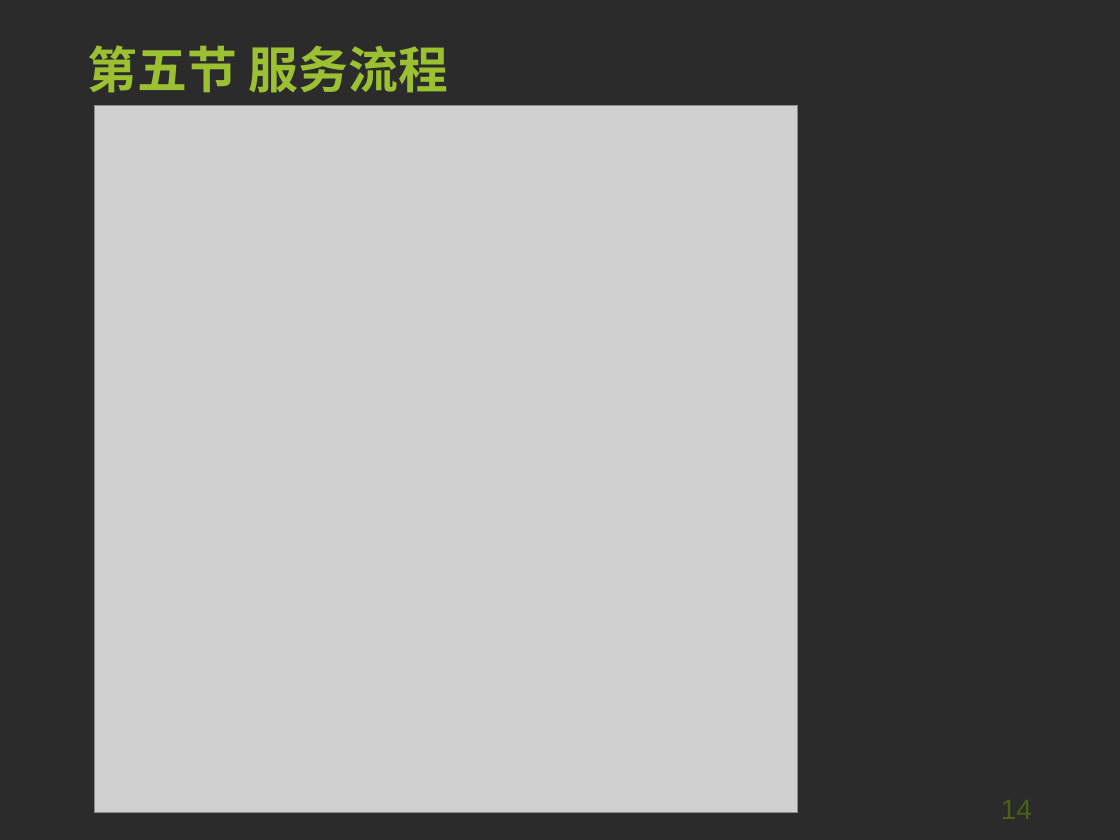
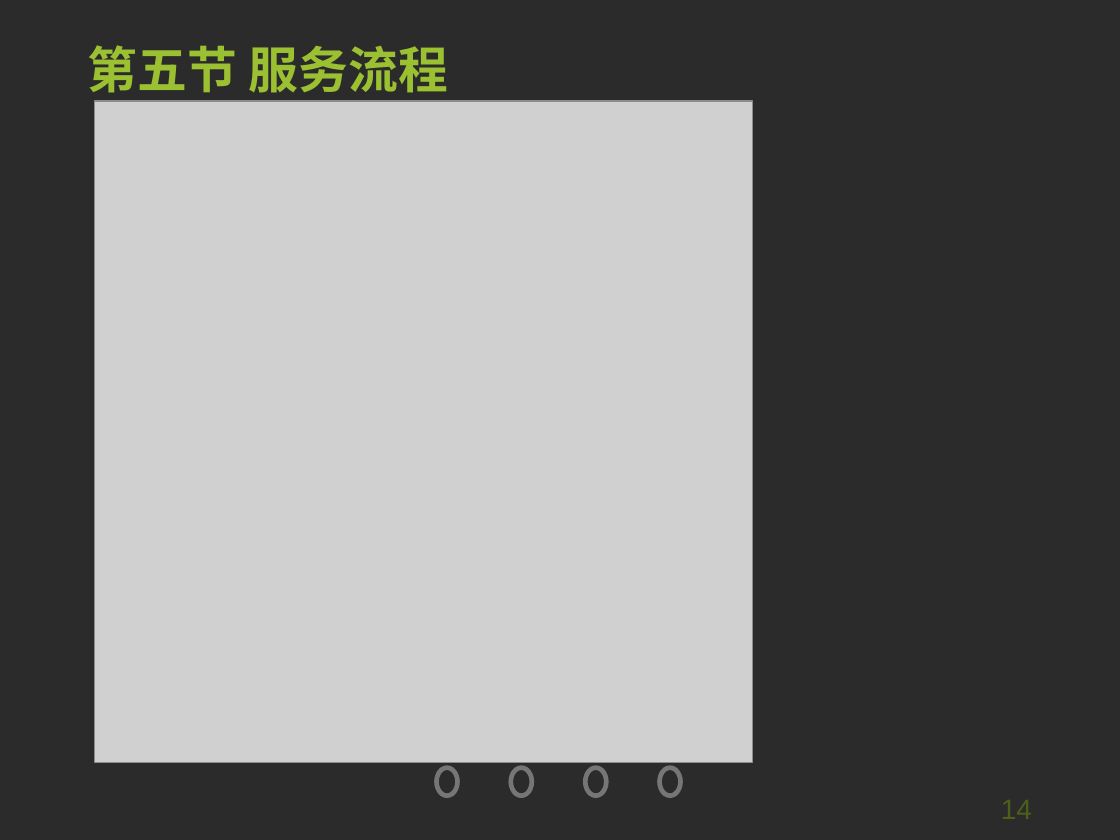
Before and after one commit to crawlingtosea/hkgn, a slide deck: slide 14 of 宜家太阳能展示.ppt. Drawn at 1120x840 pixels with LibreOffice and Linux fonts; fonts in the diff are those of the drawing; grey boxes stand for pictures; background and template pictures are left out; a plain dark background stands for a picture behind light text. Boxes give left, top, right and bottom in pixels: in the first picture for what was removed or moved away, otherwise in the second. Text is boxed around its words. In the diff, an @@ line names an element or a change of style, - is before the commit and + after.

```diff
--- a/宜家太阳能展示.ppt
+++ b/宜家太阳能展示.ppt
@@ picture: place and size @@
-picture at [95, 106, 799, 813]
+picture at [95, 101, 753, 763]
@@ ellipse added at [437, 767, 458, 795], outline #F8F8F8 3 pt @@
@@ ellipse added at [511, 767, 532, 795], outline #F8F8F8 3 pt @@
@@ ellipse added at [586, 767, 607, 795], outline #F8F8F8 3 pt @@
@@ ellipse added at [660, 767, 681, 795], outline #F8F8F8 3 pt @@
```
Also in this commit, not shown: 1 other slide changed, 2 slides added, 1 slide removed.
